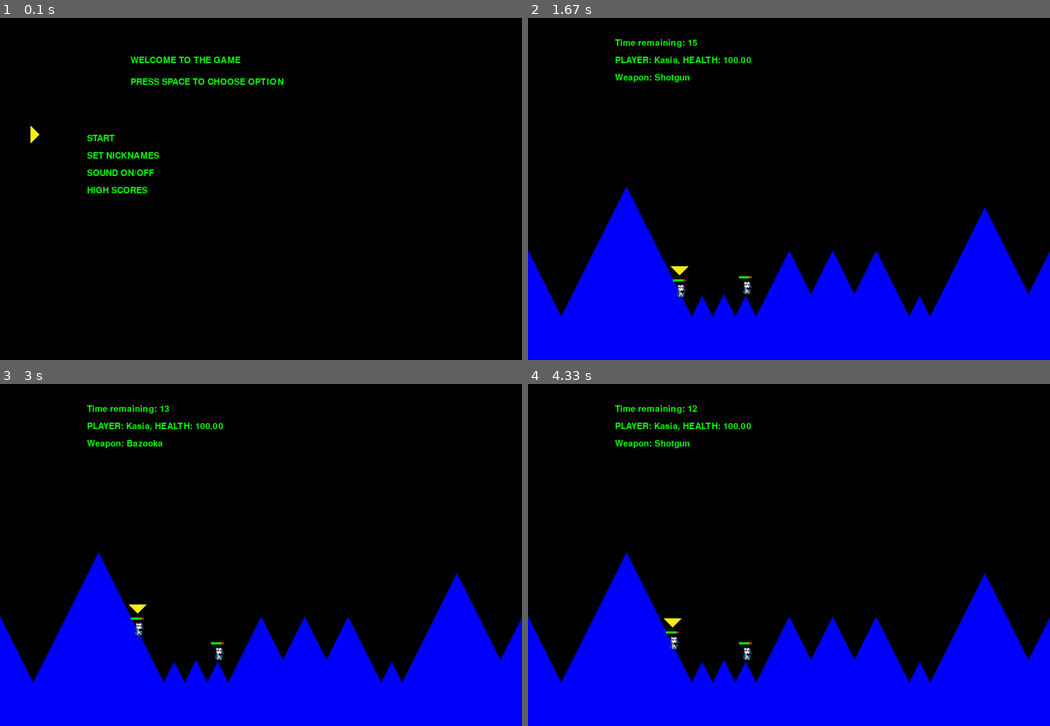
Above: before the commit, frames 1-4 (two rows, left to right).
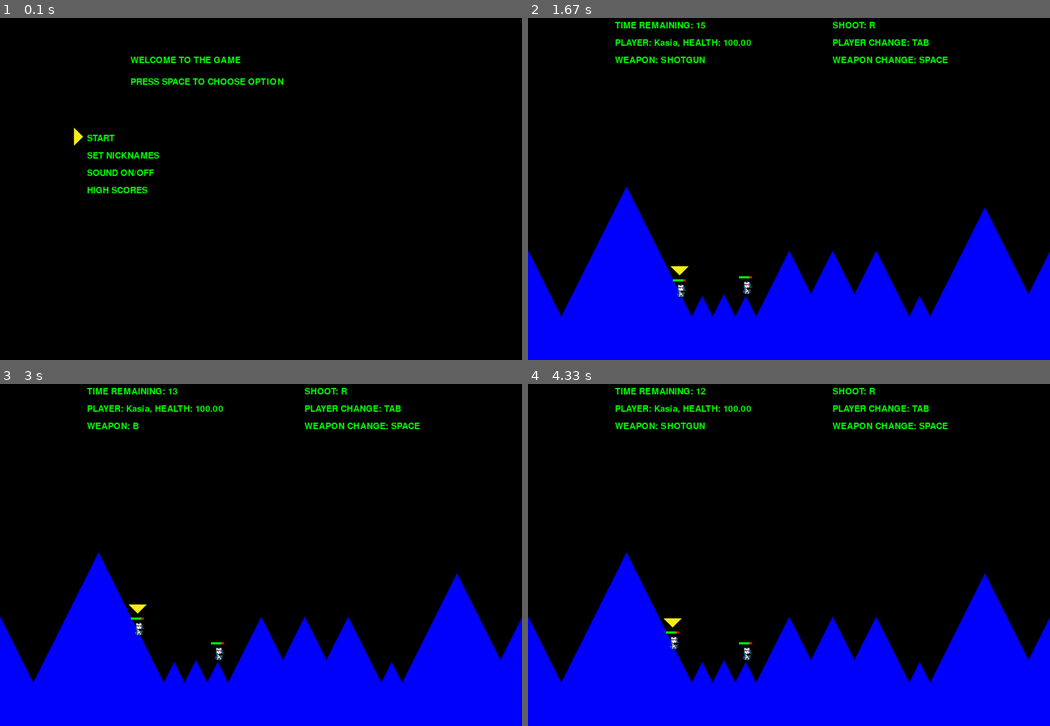
Above: after the commit, the same moments.

Repository: KatKopr/worms_in_pygame
Game: pygame game, started from main.py
The game is run twice, just before and just after one commit, with the same random seed, the same clock (stepped at 60 frames per second) and the same inputs.
Inputs:
- Up to frame 1 (0.1 s): no input
- Up to frame 2 (1.67 s): tap Space at 0.33, 1.23, 1.53 s; hold Tab 0.67-1.13 s; hold Right 0.67-1.13 s; hold Right 1.17-1.63 s
- Up to frame 3 (3 s): hold Left 1.67-2.2 s; tap Space at 1.73, 2.03, 2.3, 2.6, 2.73 s; hold Left 2.23-2.63 s; hold Right from 2.67 s (still down)
- Up to frame 4 (4.33 s): tap Space at 3.03, 3.4, 3.7, 3.9, 4.2 s; release Right at 3.3 s; hold Left 3.33-3.8 s; hold Right 3.83-4.3 s

The runs differ from the first frame. In frame 1, 0.1% of the frame differs, in the area x 5-16%, y 31-38%; in frame 2, 1.7%; in frame 3, 1.7%; in frame 4, 1.7%, in the area x 16-81%, y 1-19%.

Commit message:
Add files via upload

Diff:
--- a/control.py
+++ b/control.py
@@ -15,7 +15,7 @@
         self.win=window
         self.world=[]
         self.events=[]
-        self.rocket_types=["Shotgun","Bazooka"]
+        self.rocket_types=["SHOTGUN","B"]
         self.timer=Timer(self)
         self.frame=Frame(self)
         self.alive_worms=[]
--- a/frame.py
+++ b/frame.py
@@ -8,26 +8,37 @@
         self.player=[]
         self.timer=self.control.timer
         self.weapons=self.control.rocket_types
+        self.any_key=True
         #self.weapons=["Shotgun","Bazooka"]
     def draw(self):
         self.player=self.control.world.gamers[self.control.worm_no]
         health=self.control.worm.health/0.008
-        #x=self.control.win.get_width
-        #y=self.control.win.get_height
         x=200
         y=700
         if sum(self.control.alive_worms) > 1:
             text="PLAYER: "+ self.player +", HEALTH: %.2f" % health
-            self.write(text, x, y, 30)
-            text2="Time remaining: "+ str(self.control.timer.time_remaining)
-            self.write(text2, x, y+40, 30)
-            text3="Weapon: " + str(self.weapons[self.control.worm.rocket_type])
-            self.write(text3, x, y-40, 30)
+            text2="TIME REMAINING: "+ str(self.control.timer.time_remaining)
+            text3="WEAPON: " + str(self.weapons[self.control.worm.rocket_type])
+            te=[text3, text, text2]
+            for t in te:
+                self.write(t, x, y+40*te.index(t), 30)
+            x2=x+500
+            te=["WEAPON CHANGE: SPACE","PLAYER CHANGE: TAB", "SHOOT: R", "MOVE: ARROWS"]
+            for t in te:
+                self.write(t, x2, y+40*te.index(t), 30)
         else:
             self.winner()
             self.control.game.over()
+
+        if self.any_key:
+            t="MOVE START THE GAME"
+            self.write(t, x+150, y-200, 30)
+
     def write(self, text, x, y, size):
         self.control.write(text, (0,255,0), x, y, size)
+
+    def key(self):
+        self.any_key=False
 
     def winner(self):
         x=400
@@ -39,7 +50,5 @@
         else:
             text="WINNER: NONE"
         text2="GAME OVER"
-        #text3="PRESS A TO START AGAIN"
         self.write(text2, x, y+50, 30)
         self.write(text, x, y, 30)
-        #self.write(text3, x, y-50, 30)
--- a/game.py
+++ b/game.py
@@ -32,6 +32,7 @@
                 self.control.change_weapon()
             elif event.type == pygame.KEYDOWN:
             #and event.key == pygame.K_p:
+                self.control.frame.key()
                 self.control.timer.change_state()
             if event.type == self.control.timer.COUNTDOWN:
                 self.control.timer.countdown()
--- a/start_window.py
+++ b/start_window.py
@@ -119,8 +119,8 @@
         self.window.blit(text, self.control.change_coordinates(x,y))
 
     def draw_pointer(self):
-        x=100
-        y=self.options[self.option_no].y
+        x=self.x_start
+        y=self.options[self.option_no].y-5
         y=self.control.change_coordinates(x,y)[1]
         points=[[x-10, y], [x-30, y+20], [x-30, y-20]]
         color=(247,240,25)
